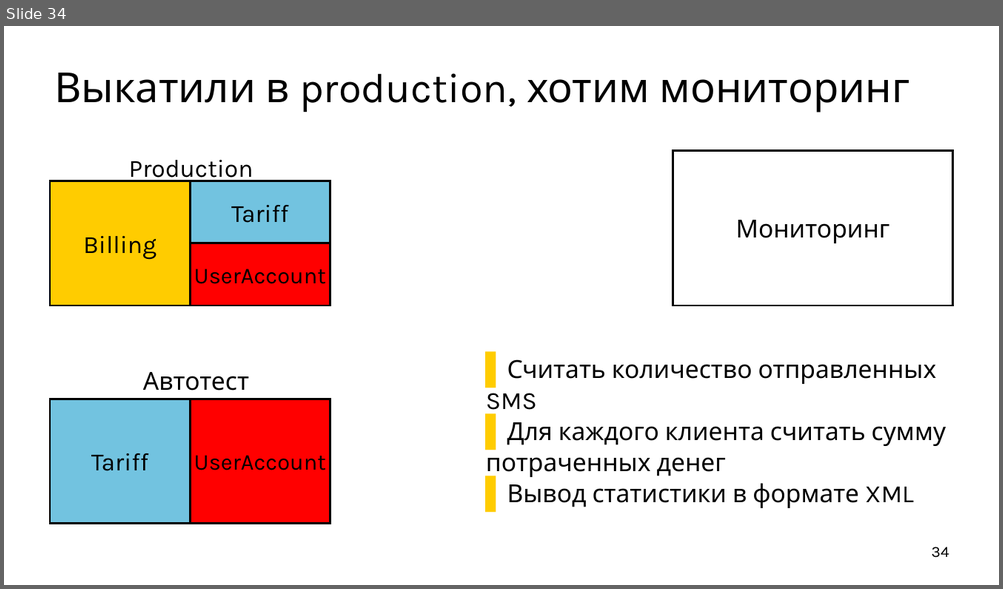
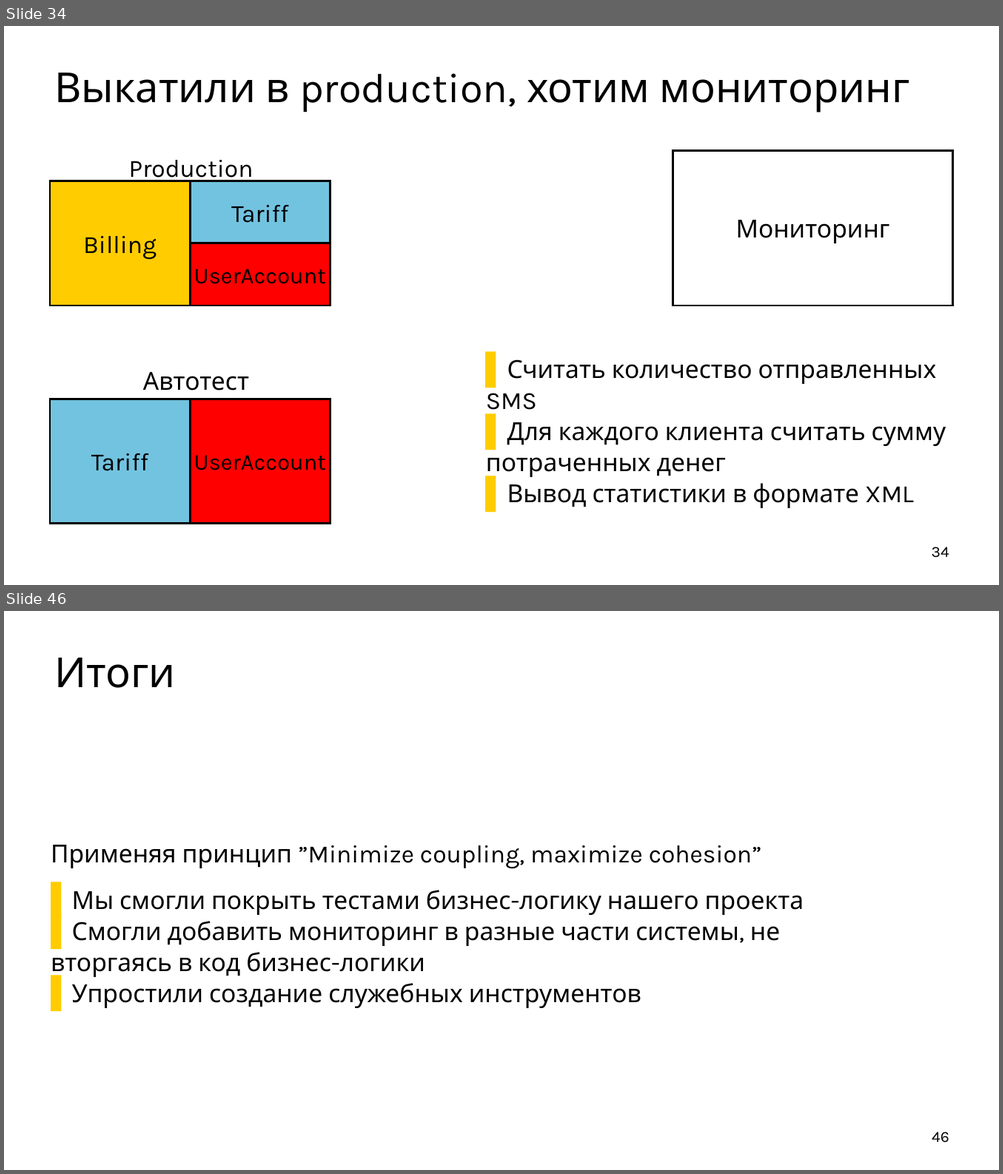
Before and after one commit to ishfb/cpprus17, a slide deck: slides.pptx. Shown one above the other, each under a label of ours: slide 34 before the commit, slides 34 and 46 after it; the slides between them are not shown. The pictures are 1003x589 and 1003x1174 pixels, drawn with LibreOffice and Linux fonts; fonts in the diff are those of the drawing. Boxes give left, top, right and bottom in pixels: in the first picture for what was removed or moved away, otherwise in the second. Text is boxed around its words. In the diff, an @@ line names an element or a change of style, - is before the commit and + after.

```diff
--- a/slides.pptx
+++ b/slides.pptx
@@ slide 46 added at [4,611,999,1170], background #FFFFFF @@
@@ title added at [54,658,175,688], 80 pt, text #000000 @@
+Итоги
@@ text added at [51,845,803,1008], 48 pt, text #000000 @@
+Применяя принцип ”Minimize coupling, maximize cohesion”
+  ▌ Мы смогли покрыть тестами бизнес-логику нашего проекта
+  ▌ Смогли добавить мониторинг в разные части системы, не вторгаясь в код бизнес-логики
+  ▌ Упростили создание служебных инструментов
@@ page number added at [931,1132,949,1143], 30 pt, text #000000 @@
+46
```
Also in this commit, not shown: 3 slides changed, 10 other slides added, 1 other file.
